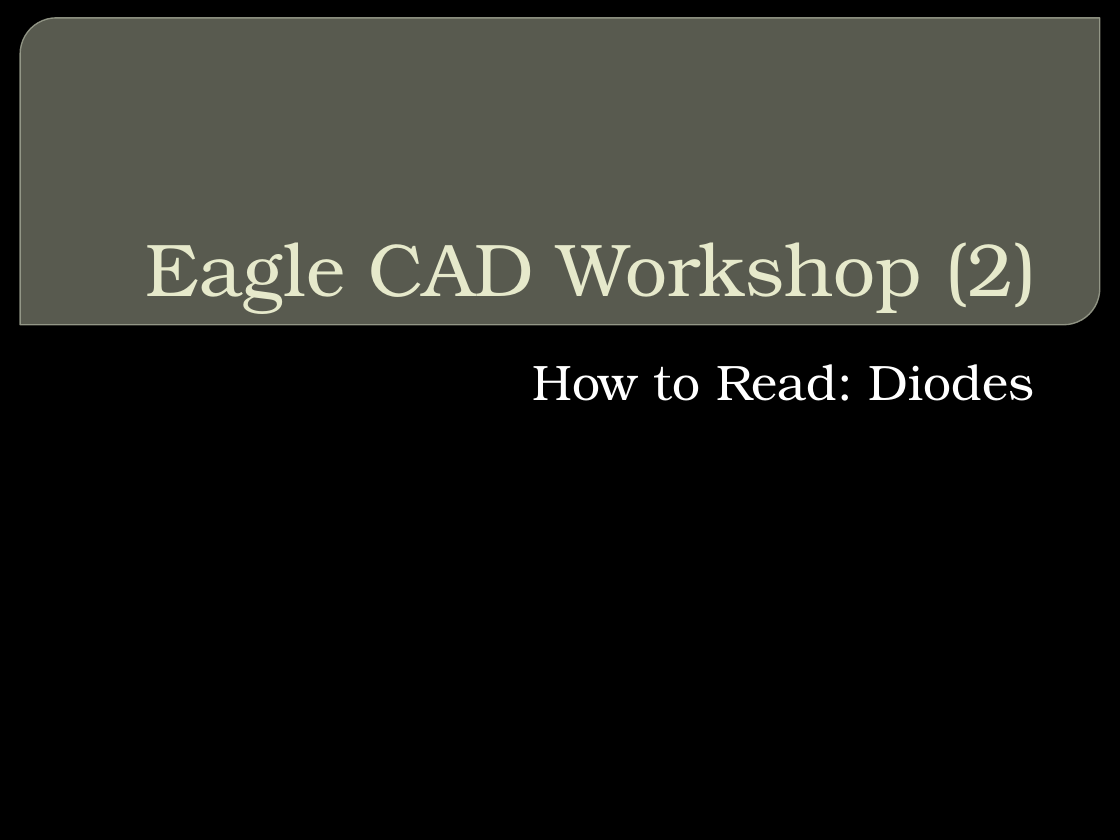
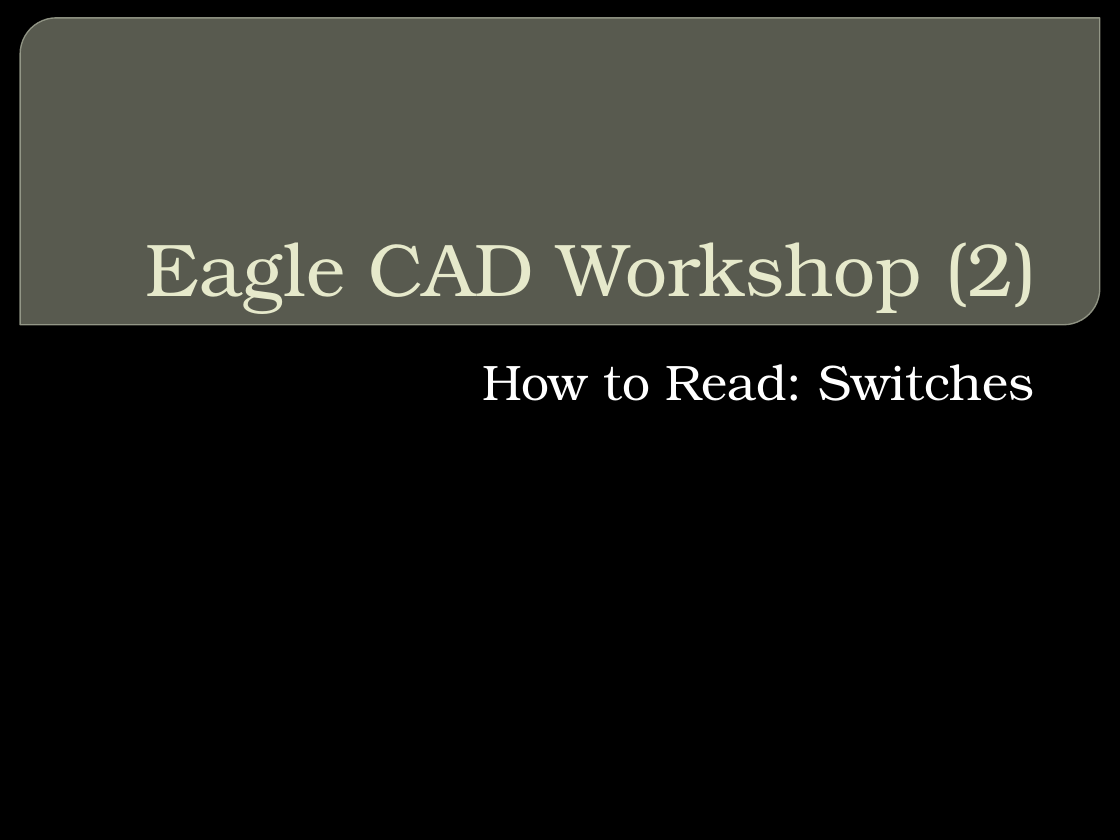
Before and after one commit to CSPon/Workshop_Materials, a slide deck: slide 1 of Workshop_Slides/Eagle CAD/Eagle CAD Workshop (2).pptx. Drawn at 1120x840 pixels with LibreOffice and Linux fonts; fonts in the diff are those of the drawing; background and template pictures are left out. Boxes give left, top, right and bottom in pixels: in the first picture for what was removed or moved away, otherwise in the second. Text is boxed around its words. In the diff, an @@ line names an element or a change of style, - is before the commit and + after.

```diff
--- a/Workshop_Slides/Eagle CAD/Eagle CAD Workshop (2).pptx
+++ b/Workshop_Slides/Eagle CAD/Eagle CAD Workshop (2).pptx
@@ subtitle at (482, 364, 1034, 401): text changed @@
-How to Read: Diodes
+How to Read: Switches
```
Also in this commit, not shown: 3 slides added, 5 slides removed, 4 other files.
